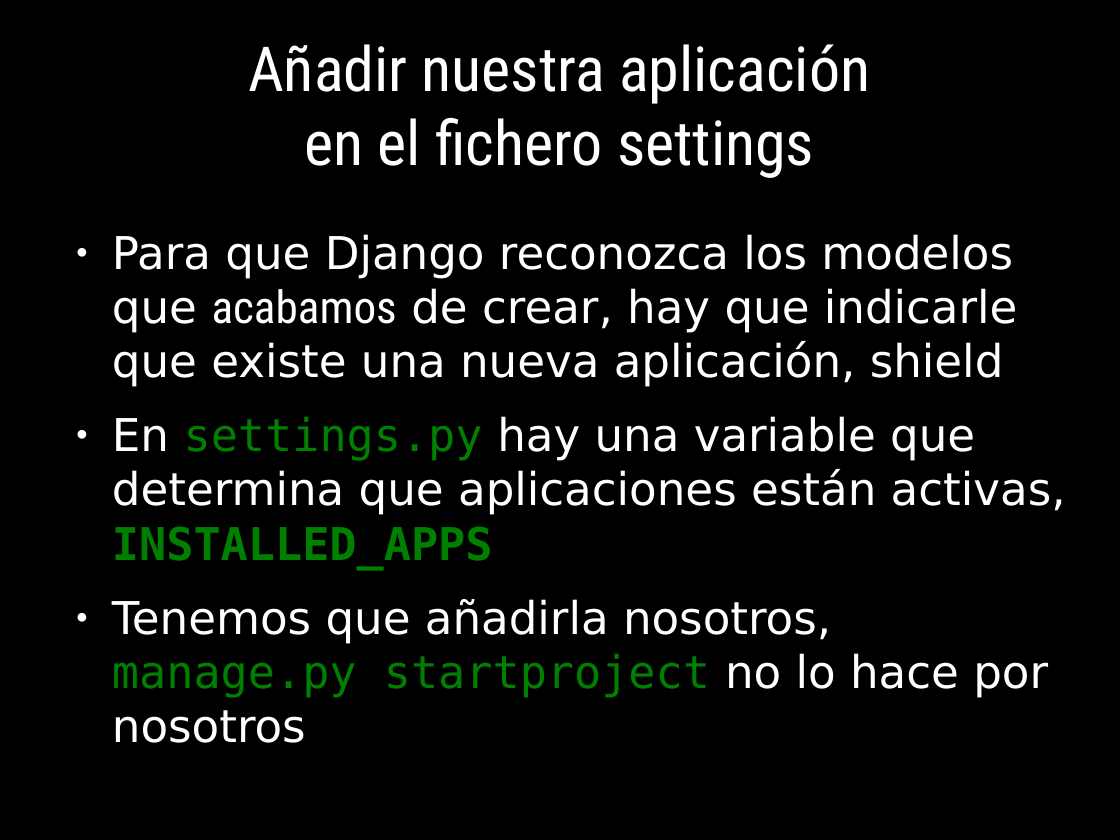
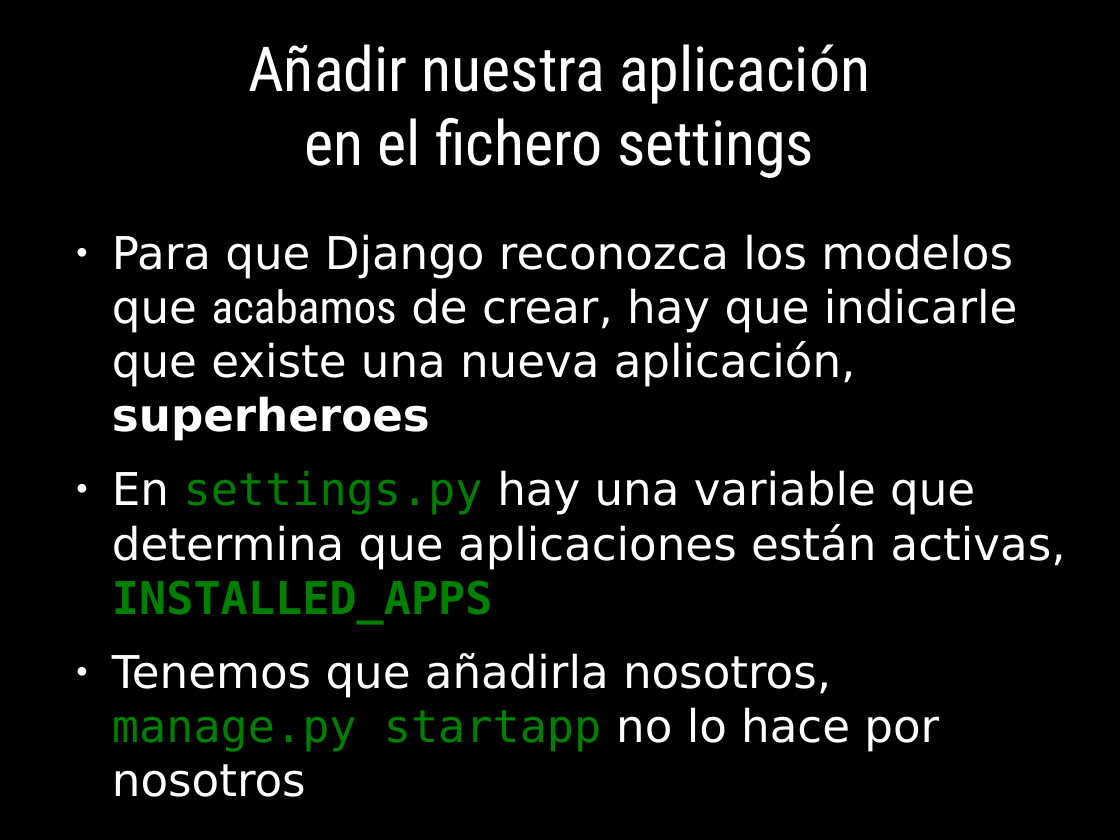
Before and after one commit to euribates/curso-django, a slide deck: slide 57 of presentacion/curso_django.odp (slide 48 before the commit). Drawn at 1120x840 pixels with LibreOffice and Linux fonts; fonts in the diff are those of the drawing. Boxes give left, top, right and bottom in pixels: in the first picture for what was removed or moved away, otherwise in the second. Text is boxed around its words. In the diff, an @@ line names an element or a change of style, - is before the commit and + after.

Commit message:
Cambio en presentacion -> Django 1.8

```diff
--- a/presentacion/curso_django.odp
+++ b/presentacion/curso_django.odp
@@ text at (112, 234, 1018, 441): text changed @@
-● Para que Django reconozca los modelos que acabamos de crear, hay que indicarle que existe una nueva aplicación, shield
+● Para que Django reconozca los modelos que acabamos de crear, hay que indicarle que existe una nueva aplicación, superheroes
@@ text at (112, 653, 939, 797): text changed @@
-● Tenemos que añadirla nosotros, manage.py startproject no lo hace por nosotros
+● Tenemos que añadirla nosotros, manage.py startapp no lo hace por nosotros
```
Also in this commit, not shown: 31 other slides changed, 14 slides added, 2 slides removed, 11 other files.
